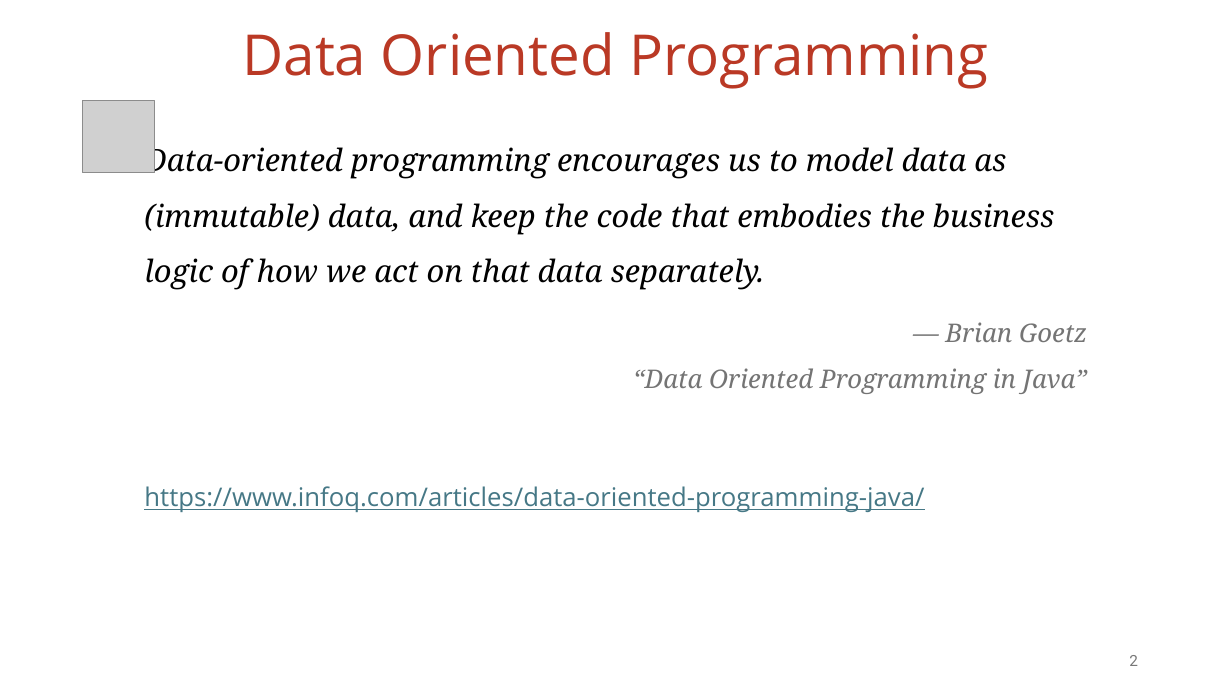
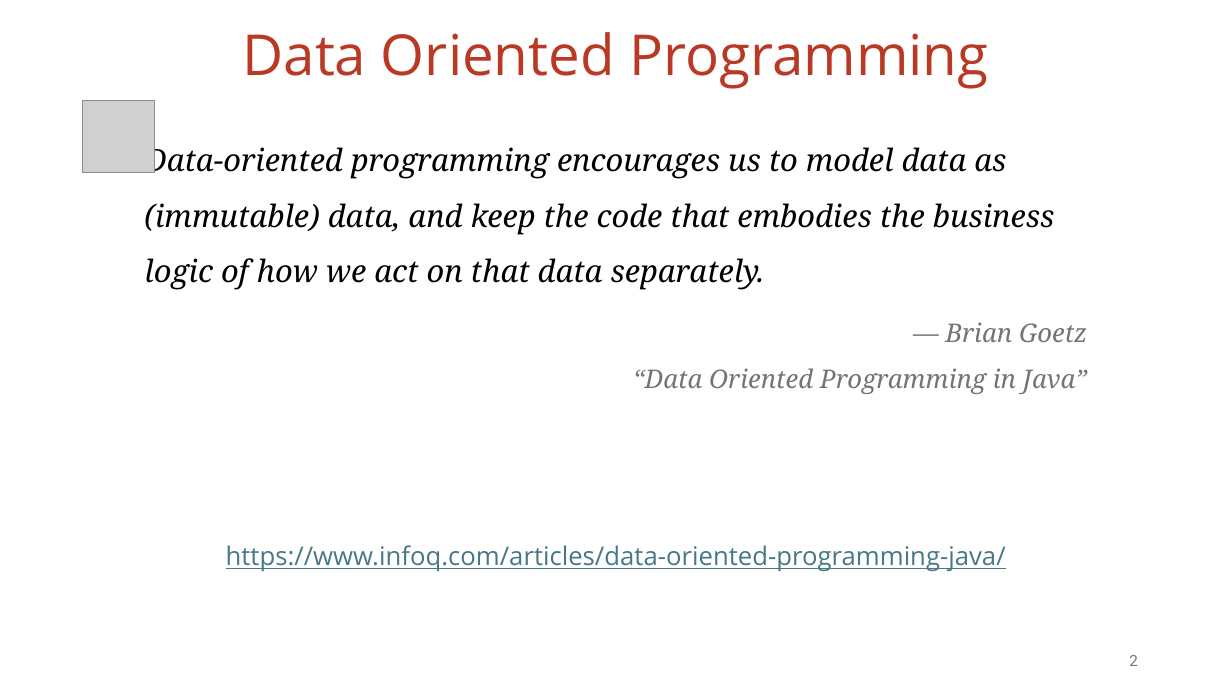
Before and after one commit to vmzakharov/missing-dataframe-talk, a slide deck: slide 2 of presentation/Missing_Dataframe_Short.pptx. Drawn at 1232x693 pixels with LibreOffice and Linux fonts; fonts in the diff are those of the drawing; grey boxes stand for pictures. Boxes give left, top, right and bottom in pixels: in the first picture for what was removed or moved away, otherwise in the second. Text is boxed around its words. In the diff, an @@ line names an element or a change of style, - is before the commit and + after.

```diff
--- a/presentation/Missing_Dataframe_Short.pptx
+++ b/presentation/Missing_Dataframe_Short.pptx
@@ text at bbox=[226, 545, 1006, 571]: alignment left to centre @@
```
Also in this commit, not shown: 6 other slides changed, 13 slides added, 2 other files.
